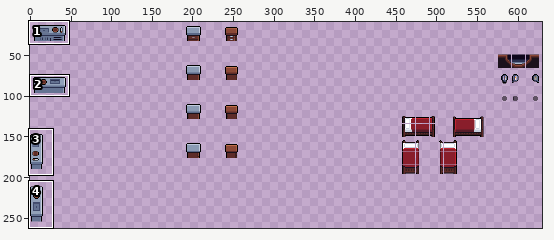
One commit to this pixel-art file: .Aseprite Files/Entities/Entities.aseprite. The picture above shows the old version from afar; the outline marks the close-up.
Close-up. Old version:
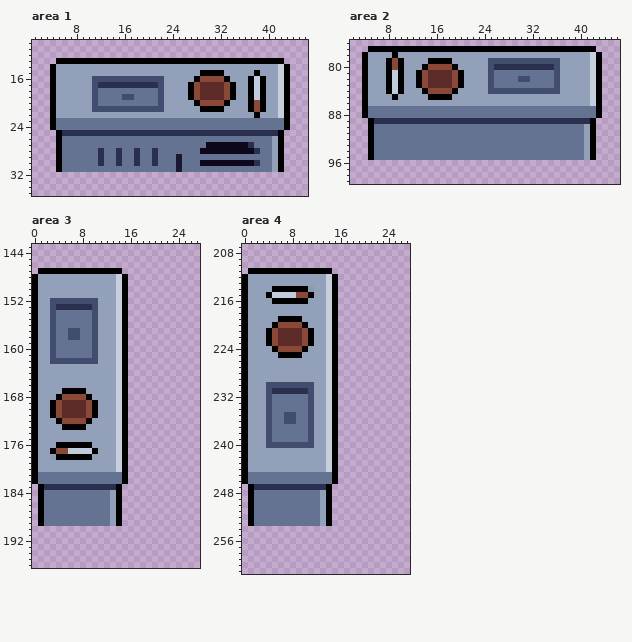
1000x1000 pixels, 1 frame. Shown: area 1: x 1..46, y 10..35; area 2: x 2..46, y 76..99; area 3: x 0..27, y 143..196; area 4: x 0..27, y 207..261. The wide view leaves out empty margins.
Now the later version:
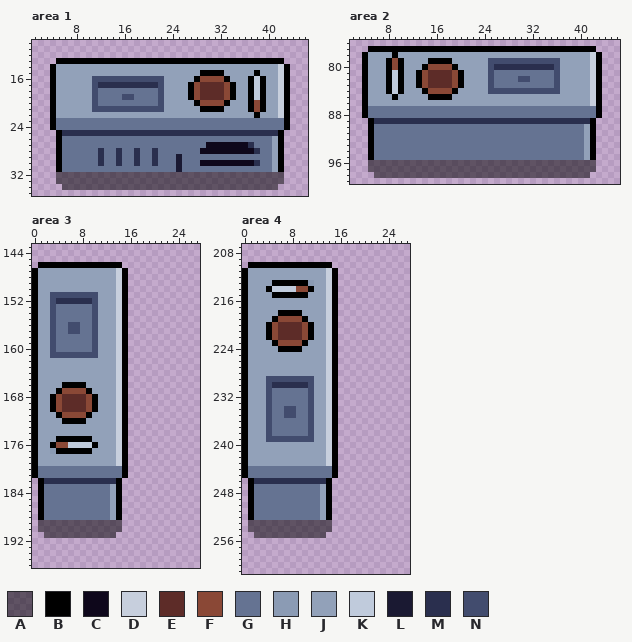
Palette (. is transparent): A #00000082  B #000000  C #0e071b  D #c7cfdd  E #5d2c28  F #8a4836  G #657392  H #8b9bb4  J #92a1b9  K #c0cbdc  L #1a1932  M #2a2f4e  N #424c6e
Changes in this commit:
Changed rows in their new state; - is an unchanged pixel.
Area 1:
first column x 5:
32 AAAAAAAAAAAAAAAAAAAAAAAAAAAAAAAAAAAAAA
33 AAAAAAAAAAAAAAAAAAAAAAAAAAAAAAAAAAAAAA
34 -AAAAAAAAAAAAAAAAAAAAAAAAAAAAAAAAAAAA-
Area 2:
first column x 5:
 96 AAAAAAAAAAAAAAAAAAAAAAAAAAAAAAAAAAAAAA
 97 AAAAAAAAAAAAAAAAAAAAAAAAAAAAAAAAAAAAAA
 98 -AAAAAAAAAAAAAAAAAAAAAAAAAAAAAAAAAAAA-
Area 3:
first column x 0:
146 -BBBBBBBBBBBBBB-
147 BJJJJJJJJJJJJJDB
first column x 3:
151 NNNNNNNN
152 -MMMMMM-
153 -GGGGGG-
156 ---NN---
158 ---GG---
161 -NNNNNN-
162 JJJJJJJJ
first column x 0:
166 -----BBBB-------
167 ----BFFFFB------
168 ---BFEEEEFB-----
171 ---JBFFFFBJ-----
172 ----JBBBBJ------
173 -----JJJJ-------
175 ----BBBBBB------
176 ---BFFKKKKB-----
177 ---HBBBBBBJ-----
178 ---JJJJJJJ------
180 -GGGGGGGGGGGGGG-
182 .BMMMMMMMMMMMMB.
183 --GGGGGGGGGGGJ--
first column x 1:
189 AAAAAAAAAAAAAA
190 AAAAAAAAAAAAAA
191 -AAAAAAAAAAAA-
Area 4:
first column x 0:
210 -BBBBBBBBBBBBBB-
211 BJJJJJJJJJJJJJDB
213 -----BBBBBBH----
214 ----BKKKKFFB----
215 ----JBBBBBBJ----
216 -----JJJJJJ-----
218 ------BBBB------
219 -----BFFFFB-----
220 ----BFEEEEFB----
223 ----JBFFFFBJ----
224 -----JBBBBJ-----
225 ------JJJJ------
first column x 4:
229 NNNNNNNN
230 -MMMMMM-
231 -GGGGGG-
234 ---NN---
236 ---GG---
239 -NNNNNN-
240 JJJJJJJJ
first column x 0:
244 -GGGGGGGGGGGGGG-
246 .BMMMMMMMMMMMMB.
247 --GGGGGGGGGGGJ--
first column x 1:
253 AAAAAAAAAAAAAA
254 AAAAAAAAAAAAAA
255 -AAAAAAAAAAAA-
Pixel boxes of the changes (left, top, right, bottom) in both close-ups:
added: (56, 172, 284, 190)
added: (368, 160, 596, 178)
changed: (32, 262, 128, 490)
changed: (38, 520, 122, 538)
changed: (242, 262, 338, 490)
changed: (248, 520, 332, 538)
